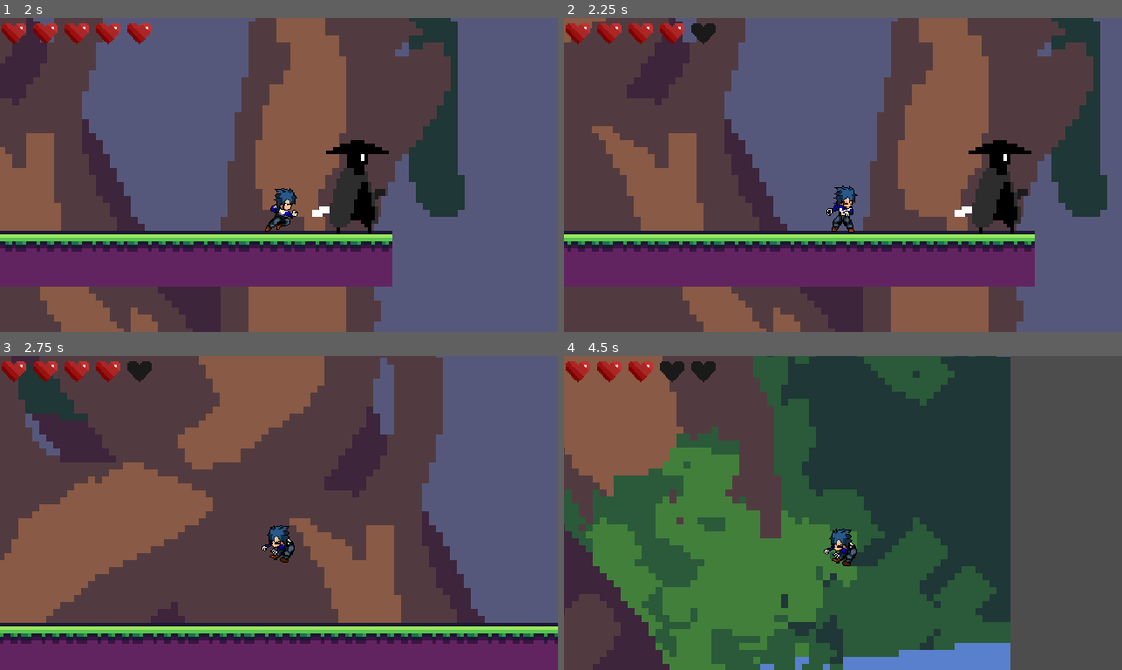
Above: before the commit, frames 1-4 (two rows, left to right).
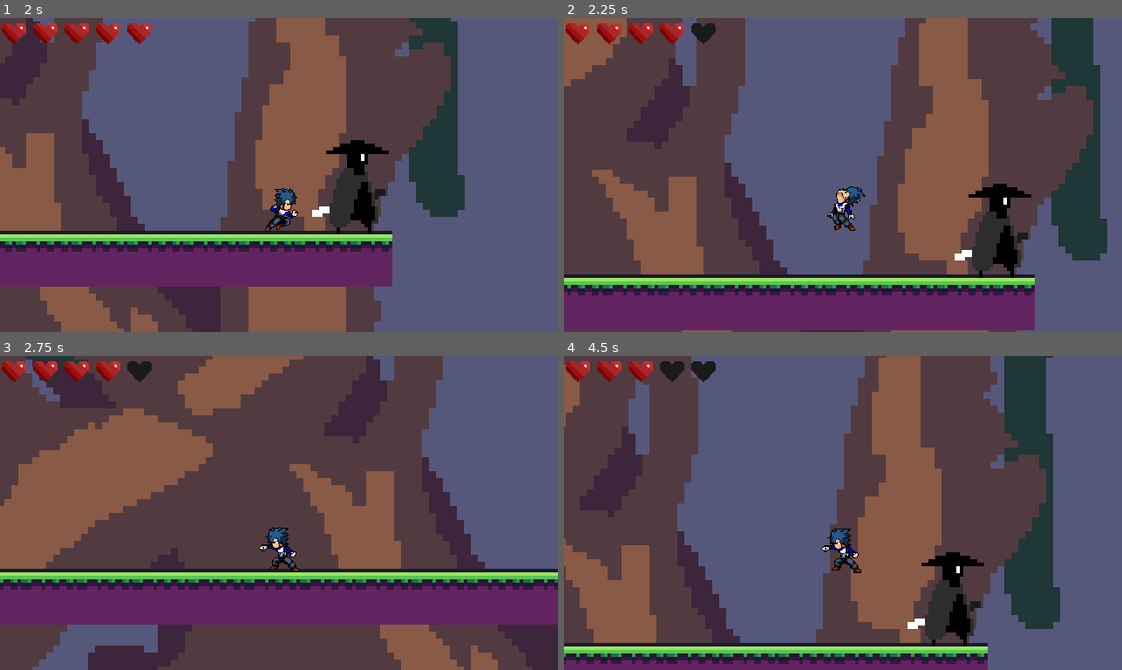
Above: after the commit, the same moments.

Repository: maxy31/platformer-game-development
Game: Godot game, scene res://Assets/Scenes/Areas/testing_Area_max.tscn
The game is run twice, just before and just after one commit, with the same random seed, the same clock (stepped at 60 frames per second) and the same inputs.
Inputs:
- Up to frame 1 (2 s): hold D (move_right) from 0.53 s (still down); tap E (attack) at 0.6, 1.55 s; tap Space (jump) at 0.77, 0.8, 1.07, 1.35, 1.52, 1.82 s
- Up to frame 2 (2.25 s): release D (move_right) at 2.03 s; hold A (move_left) from 2.03 s (still down); tap E (attack) at 2.1 s
- Up to frame 3 (2.75 s): keep holding A (move_left); tap Space (jump) at 2.3 s
- Up to frame 4 (4.5 s): release A (move_left) at 2.78 s; hold D (move_right) 2.78-4.28 s; tap E (attack) at 2.85, 4.35 s; tap Space (jump) at 3.02, 3.32, 3.6, 3.77, 4.07 s; hold A (move_left) from 4.28 s (still down)

Frame 1 is identical in both runs. In frame 2, 43% of the frame differs, in the area x 0-98%, y 0-100%; in frame 3, 54%; in frame 4, 94%, in the area x 0-100%, y 0-100%.
Error before the commit: Invalid call. Nonexistent function 'on_hurt_animation_finished' in base 'CharacterBody2D (FlymanController)'. (res://Assets/Script/flyman_animator.gd:70)

Commit message:
flyman受击优化
cheese和enemy的take damage有问题

Diff:
--- a/Assets/Scenes/Areas/level1.tscn
+++ b/Assets/Scenes/Areas/level1.tscn
@@ -144,6 +144,21 @@
 physics_layer_0/collision_mask = 7
 sources/0 = SubResource("TileSetAtlasSource_r7im2")
 
+[sub_resource type="Animation" id="Animation_o3j8m"]
+length = 0.001
+tracks/0/type = "value"
+tracks/0/imported = false
+tracks/0/enabled = true
+tracks/0/path = NodePath(".:position")
+tracks/0/interp = 1
+tracks/0/loop_wrap = true
+tracks/0/keys = {
+"times": PackedFloat32Array(0),
+"transitions": PackedFloat32Array(1),
+"update": 0,
+"values": [Vector2(516, 288)]
+}
+
 [sub_resource type="Animation" id="Animation_mex2m"]
 resource_name = "move"
 loop_mode = 2
@@ -158,21 +173,6 @@
 "transitions": PackedFloat32Array(1, 1),
 "update": 0,
 "values": [Vector2(516, 288), Vector2(463, 289)]
-}
-
-[sub_resource type="Animation" id="Animation_o3j8m"]
-length = 0.001
-tracks/0/type = "value"
-tracks/0/imported = false
-tracks/0/enabled = true
-tracks/0/path = NodePath(".:position")
-tracks/0/interp = 1
-tracks/0/loop_wrap = true
-tracks/0/keys = {
-"times": PackedFloat32Array(0),
-"transitions": PackedFloat32Array(1),
-"update": 0,
-"values": [Vector2(516, 288)]
 }
 
 [sub_resource type="AnimationLibrary" id="AnimationLibrary_r5d1o"]
@@ -181,6 +181,21 @@
 &"move": SubResource("Animation_mex2m")
 }
 
+[sub_resource type="Animation" id="Animation_8fqg5"]
+length = 0.001
+tracks/0/type = "value"
+tracks/0/imported = false
+tracks/0/enabled = true
+tracks/0/path = NodePath(".:position")
+tracks/0/interp = 1
+tracks/0/loop_wrap = true
+tracks/0/keys = {
+"times": PackedFloat32Array(0),
+"transitions": PackedFloat32Array(1),
+"update": 0,
+"values": [Vector2(113, 289)]
+}
+
 [sub_resource type="Animation" id="Animation_r5d1o"]
 resource_name = "up"
 length = 1.5
@@ -198,27 +213,27 @@
 "values": [Vector2(113, 289), Vector2(113, 193)]
 }
 
-[sub_resource type="Animation" id="Animation_8fqg5"]
-length = 0.001
-tracks/0/type = "value"
-tracks/0/imported = false
-tracks/0/enabled = true
-tracks/0/path = NodePath(".:position")
-tracks/0/interp = 1
-tracks/0/loop_wrap = true
-tracks/0/keys = {
-"times": PackedFloat32Array(0),
-"transitions": PackedFloat32Array(1),
-"update": 0,
-"values": [Vector2(113, 289)]
-}
-
 [sub_resource type="AnimationLibrary" id="AnimationLibrary_j254v"]
 _data = {
 &"RESET": SubResource("Animation_8fqg5"),
 &"up": SubResource("Animation_r5d1o")
 }
 
+[sub_resource type="Animation" id="Animation_3v8ev"]
+length = 0.001
+tracks/0/type = "value"
+tracks/0/imported = false
+tracks/0/enabled = true
+tracks/0/path = NodePath(".:position")
+tracks/0/interp = 1
+tracks/0/loop_wrap = true
+tracks/0/keys = {
+"times": PackedFloat32Array(0),
+"transitions": PackedFloat32Array(1),
+"update": 0,
+"values": [Vector2(240, 192)]
+}
+
 [sub_resource type="Animation" id="Animation_j254v"]
 resource_name = "down"
 length = 1.5
@@ -234,21 +249,6 @@
 "transitions": PackedFloat32Array(1, 1),
 "update": 0,
 "values": [Vector2(240, 192), Vector2(240, 287)]
-}
-
-[sub_resource type="Animation" id="Animation_3v8ev"]
-length = 0.001
-tracks/0/type = "value"
-tracks/0/imported = false
-tracks/0/enabled = true
-tracks/0/path = NodePath(".:position")
-tracks/0/interp = 1
-tracks/0/loop_wrap = true
-tracks/0/keys = {
-"times": PackedFloat32Array(0),
-"transitions": PackedFloat32Array(1),
-"update": 0,
-"values": [Vector2(240, 192)]
 }
 
 [sub_resource type="AnimationLibrary" id="AnimationLibrary_3rbst"]
@@ -343,6 +343,12 @@
 [node name="RacerController" parent="." instance=ExtResource("6_8fqg5")]
 position = Vector2(18, 273)
 collision_mask = 814
+speed = null
+jump_power = null
+max_health = null
+attack_damage = null
+charge_attack_time = null
+charge_attack_damage = null
 
 [node name="Destroyer" parent="." groups=["Enemy"] instance=ExtResource("7_8fqg5")]
 position = Vector2(588, 62)
--- a/Assets/Scenes/Enemy/Destroyer_Enemy(test).tscn
+++ b/Assets/Scenes/Enemy/Destroyer_Enemy(test).tscn
@@ -4,7 +4,7 @@
 [ext_resource type="Script" uid="uid://52ye45ph8nlu" path="res://Assets/Script/enemy.gd" id="1_mir1v"]
 
 [sub_resource type="RectangleShape2D" id="RectangleShape2D_qafb8"]
-size = Vector2(19, 26)
+size = Vector2(19, 29)
 
 [sub_resource type="CapsuleShape2D" id="CapsuleShape2D_mir1v"]
 radius = 6.0
@@ -26,7 +26,7 @@
 collision_layer = 128
 
 [node name="HitBoxArea" type="CollisionShape2D" parent="HitBox"]
-position = Vector2(-0.5, -9)
+position = Vector2(-0.5, -10.5)
 shape = SubResource("RectangleShape2D_qafb8")
 
 [node name="CollisionShape2D" type="CollisionShape2D" parent="."]
--- a/Assets/Scenes/PlayerController/FlymanPlayer.tscn
+++ b/Assets/Scenes/PlayerController/FlymanPlayer.tscn
@@ -288,6 +288,7 @@
 &"": SubResource("AnimationLibrary_enrtd")
 }
 speed_scale = 0.8
+movie_quit_on_finish = true
 
 [node name="Sprite2D" type="Sprite2D" parent="FlymanAnimator"]
 position = Vector2(0, -5)
--- a/Assets/Scenes/PlayerController/RacerPlayer.tscn
+++ b/Assets/Scenes/PlayerController/RacerPlayer.tscn
@@ -229,6 +229,12 @@
 [node name="RacerController" type="CharacterBody2D" node_paths=PackedStringArray("body_attack_area", "animator", "combat_handler") groups=["Player"]]
 collision_mask = 46
 script = ExtResource("1_eau03")
+speed = null
+jump_power = null
+max_health = null
+attack_damage = null
+charge_attack_time = null
+charge_attack_damage = null
 body_attack_area = NodePath("RacerAnimator/BodyAttackArea")
 animator = NodePath("RacerAnimator")
 combat_handler = NodePath("RacerAnimator/AttackArea/AttackAreaMap")
--- a/Assets/Script/enemy.gd
+++ b/Assets/Script/enemy.gd
@@ -2,13 +2,39 @@
 class_name Enemy
 
 @export var max_health := 3
-@export var contact_damage := 1   # 碰到玩家时造成的伤害
+@export var contact_damage := 1       # 碰到玩家时造成的伤害
+@export var attack_interval := 1.0    # 每隔多少秒造成一次伤害
+
 var current_health := max_health
 
+# 玩家接触列表
+var players_in_contact: Array = []
+# 给每个玩家单独存冷却
+var attack_timers := {}
+
 func _ready():
-	# 确保有 HitBox（Area2D）并监听
 	if has_node("HitBox"):
 		$HitBox.body_entered.connect(_on_hitbox_body_entered)
+		$HitBox.body_exited.connect(_on_hitbox_body_exited)
+
+func _physics_process(delta: float) -> void:
+	# 遍历所有接触到的玩家
+	for player in players_in_contact:
+		if not is_instance_valid(player):
+			continue
+
+		# 更新该玩家的攻击计时器
+		if not attack_timers.has(player):
+			attack_timers[player] = 0.0
+
+		attack_timers[player] -= delta
+
+		# 可以造成伤害
+		if attack_timers[player] <= 0.0:
+			if player.has_method("take_damage"):
+				print("⚠ 持续伤害：对玩家造成 ", contact_damage, " 点伤害")
+				player.take_damage(contact_damage, global_position)
+				attack_timers[player] = attack_interval  # 重置计时
 
 # ==============
 # 敌人受伤
@@ -28,8 +54,12 @@
 # 玩家接触检测
 # ==============
 func _on_hitbox_body_entered(body):
-	# 判断是否是玩家
 	if body.is_in_group("Player"):
-		if body.has_method("take_damage"):
-			print("⚠ Player touched enemy! Player takes ", contact_damage, " damage.")
-			body.take_damage(contact_damage)
+		if not players_in_contact.has(body):
+			players_in_contact.append(body)
+			attack_timers[body] = 0.0   # 进入时立即可造成一次伤害
+
+func _on_hitbox_body_exited(body):
+	if players_in_contact.has(body):
+		players_in_contact.erase(body)
+		attack_timers.erase(body)
--- a/Assets/Script/flyman_animator.gd
+++ b/Assets/Script/flyman_animator.gd
@@ -19,14 +19,14 @@
 	# ===========================
 	#   优先播放受击动画
 	# ===========================
-	if player_controller.invincible_timer > (player_controller.invincible_time - 0.2):
+	if player_controller.is_hurt:
 		if animation_player and animation_player.has_animation("hurt"):
 			if not animation_player.is_playing() or animation_player.current_animation != "hurt":
-				print("🤕 播放受击动画（覆盖检测）")
+				print("🤕 播放受击动画（只触发一次）")
 				animation_player.play("hurt")
-		return
+		return  # 正在受击 → 不切换其他动画
 
-	# 如果正在攻击，就不要随便覆盖动画
+	# 如果正在攻击，就不要覆盖动画
 	if player_controller.is_attacking:
 		return
 
@@ -50,6 +50,9 @@
 	else:
 		animation_player.play("idle")
 
+# ===========================
+#   战斗 & 动画事件
+# ===========================
 func play_attack_animation(index: int):
 	var anim_name = "attack%d" % index
 	if animation_player and animation_player.has_animation(anim_name):
@@ -60,7 +63,7 @@
 
 func play_hurt_animation():
 	if animation_player and animation_player.has_animation("hurt"):
-		print("🤕 播放受击动画")
+		print("🤕 播放受击动画（由 Player 调用）")
 		animation_player.play("hurt")
 
 func _on_animation_finished(anim_name: String):
@@ -72,7 +75,7 @@
 		if player_controller:
 			player_controller.on_attack_animation_finished()
 
-# 这个方法会在动画事件中调用
+# 这个方法会在动画事件中调用（cancel point）
 func animation_cancel_point():
 	if player_controller:
 		player_controller.on_attack_cancel_point()
--- a/Assets/Script/flyman_controller.gd
+++ b/Assets/Script/flyman_controller.gd
@@ -5,66 +5,106 @@
 @export var jump_power := 8.0
 @export var max_health := 5
 @export var attack_damage := 1
+
 @export var heart_bar: HeartBar
-@export var animator: Node
+@export var animator: Node          # hurt 动画结束请从 Animator 调用 on_hurt_animation_finished()
 @export var combat_handler: Node
+
+# —— 接触持续伤害相关 ——
+@export var contact_area: Area2D
+@export var contact_damage: int = 1
+@export var contact_damage_interval: float = 0.4
+
+# —— 闪烁无敌 ——
+@export var flicker_target: CanvasItem
+@export var invincible_time: float = 0.5
+@export var flicker_interval: float = 0.1
+
+# —— 击退 ——
+@export var knockback_force: float = 250.0
+@export var knockback_up: float = -150.0
+
+# —— 攻击缓冲模式 ——
+@export var attack_buffer_on_hurt: bool = true
 
 var current_health : int
 var speed_multiplier := 30.0
 var jump_multiplier := -30.0
 var direction := 0.0
 
+# 攻击
 var is_attacking := false
 var current_attack_index := 1
 var queued_attack := false
-var can_queue_attack := false   # cancel point 是否开启
-
-# 自动回血相关
-var regen_interval: float = 10.0   # 每10秒回血
+var can_queue_attack := false
+
+# 受击/无敌/闪烁
+var is_hurt: bool = false
+var invincible_timer: float = 0.0
+var _flicker_time_left: float = 0.0
+var _flicker_accum: float = 0.0
+var _flicker_state: bool = false
+
+# “地面受击可立刻跳 / 空中受击锁跳”
+var _allow_jump_while_hurt_this_time: bool = false
+
+# 自动回血
+var regen_interval: float = 10.0
 var regen_timer: float = 0.0
 
-# 受击无敌相关
-@export var invincible_time: float = 0.5   # 受伤后 0.5 秒无敌
-var invincible_timer: float = 0.0
+# 接触持续伤害
+var _contact_list: Array[Node] = []
+var _contact_cd: float = 0.0
 
 signal health_changed(current: int, max: int)
 
 func _ready():
 	current_health = max_health
-	# 同步“最大血量”和“当前血量”到 HeartBar
 	if heart_bar:
 		heart_bar.set_max_hearts(max_health)
 		heart_bar.set_value(current_health)
 
+	if contact_area:
+		if contact_area.has_signal("body_entered"):
+			contact_area.body_entered.connect(_on_contact_area_body_entered)
+		if contact_area.has_signal("body_exited"):
+			contact_area.body_exited.connect(_on_contact_area_body_exited)
+
 func _physics_process(delta: float) -> void:
-	# ======================
-	#   无敌时间倒计时
-	# ======================
+	# 无敌计时 + 闪烁
 	if invincible_timer > 0.0:
 		invincible_timer -= delta
-
-	# ======================
-	#   自动回血逻辑
-	# ======================
+		_handle_invincible_flicker(delta)
+	else:
+		_stop_invincible_flicker()
+
+	# 自动回血
 	if current_health < max_health:
 		regen_timer += delta
 		if regen_timer >= regen_interval:
 			regen_timer = 0.0
 			heal(1)
 
+	# 接触持续伤害
+	_process_contact_damage(delta)
+
 	# 重力
 	if not is_on_floor():
 		velocity += get_gravity() * delta
 
-	# 跳跃
+	# 跳跃：地面受击可立刻跳；空中受击要等动画结束
 	if Input.is_action_just_pressed("jump") and is_on_floor():
-		velocity.y = jump_power * jump_multiplier
+		if (not is_hurt) or _allow_jump_while_hurt_this_time:
+			velocity.y = jump_power * jump_multiplier
 
 	# 攻击输入
 	if Input.is_action_just_pressed("attack"):
-		if not is_attacking:
+		if not is_attacking and not is_hurt:
 			start_attack()
-		else:
+		elif is_hurt and attack_buffer_on_hurt:
+			queued_attack = true
+			print("⚡ 攻击输入在受击中被缓冲")
+		elif is_attacking:
 			queued_attack = true
 			print("⏩ 攻击缓冲记录")
 
@@ -77,6 +117,9 @@
 
 	move_and_slide()
 
+# =========================
+#       战斗逻辑
+# =========================
 func start_attack():
 	is_attacking = true
 	can_queue_attack = false
@@ -90,7 +133,6 @@
 
 func on_attack_cancel_point():
 	can_queue_attack = true
-	print("🎯 Cancel Point 触发，可以提前输入下一击")
 
 func on_attack_animation_finished():
 	if queued_attack:
@@ -103,6 +145,55 @@
 		is_attacking = false
 		current_attack_index = 1
 
+# =========================
+#       受击与恢复
+# =========================
+func take_damage(amount: int = 1, from_pos: Vector2 = Vector2.ZERO):
+	if invincible_timer > 0.0:
+		return
+
+	current_health = max(0, current_health - amount)
+	if heart_bar:
+		heart_bar.set_value(current_health)
+	emit_signal("health_changed", current_health, max_health)
+	print("💔 Player took damage. Current HP:", current_health)
+
+	if current_health <= 0:
+		die()
+		return
+
+	# 地面受击可立刻跳；空中受击锁跳直到动画结束
+	_allow_jump_while_hurt_this_time = is_on_floor()
+
+	# 打断攻击
+	is_attacking = false
+	current_attack_index = 1
+	can_queue_attack = false
+
+	# 进入受击 & 无敌
+	is_hurt = true
+	_start_invincibility_fx()
+
+	# 击退
+	if from_pos != Vector2.ZERO:
+		var dir = sign(global_position.x - from_pos.x)
+		velocity.x = dir * knockback_force
+		velocity.y = knockback_up
+
+	# 播放受击动画
+	if animator and animator.has_method("play_hurt_animation"):
+		animator.play_hurt_animation()
+
+func on_hurt_animation_finished():
+	is_hurt = false
+	_allow_jump_while_hurt_this_time = false
+	print("✅ 受击动画结束，解锁操作")
+
+	# 如果受击中有攻击输入，播完立即触发
+	if queued_attack:
+		queued_attack = false
+		start_attack()
+
 func heal(amount: int = 1):
 	current_health = clamp(current_health + amount, 0, max_health)
 	if heart_bar:
@@ -110,32 +201,71 @@
 	emit_signal("health_changed", current_health, max_health)
 	print("💖 Player healed. Current HP:", current_health)
 
-func take_damage(amount: int = 1):
-	# 如果在无敌时间内，直接返回
-	if invincible_timer > 0.0:
-		return
-
-	current_health = max(0, current_health - amount)
-
-	if heart_bar:
-		heart_bar.set_value(current_health)
-	emit_signal("health_changed", current_health, max_health)
-	print("💔 Player took damage. Current HP:", current_health)
-
-	if current_health <= 0:
-		die()
-		return
-
-	# 设置无敌时间
-	invincible_timer = invincible_time
-
-	# 播放受击动画
-	if animator and animator.has_method("play_hurt_animation"):
-		animator.play_hurt_animation()
-
 func die():
 	print("☠ Player Died")
 	if animator and animator.has_method("play_die_animation"):
 		animator.play_die_animation()
 	else:
 		queue_free()
+
+# =========================
+#   接触持续伤害
+# =========================
+func _on_contact_area_body_entered(body: Node) -> void:
+	if body and body.is_in_group("Enemy"):
+		if not _contact_list.has(body):
+			_contact_list.append(body)
+
+func _on_contact_area_body_exited(body: Node) -> void:
+	_contact_list.erase(body)
+
+func _process_contact_damage(delta: float) -> void:
+	if _contact_list.is_empty():
+		_contact_cd = 0.0
+		return
+	if invincible_timer > 0.0:
+		return
+	if _contact_cd > 0.0:
+		_contact_cd -= delta
+		return
+
+	var src: Node = _contact_list[0]
+	var src_pos: Vector2 = global_position
+	if src is Node2D:
+		src_pos = (src as Node2D).global_position
+
+	take_damage(contact_damage, src_pos)
+	_contact_cd = contact_damage_interval
+
+# =========================
+#     无敌闪烁
+# =========================
+func _start_invincibility_fx():
+	invincible_timer = invincible_time
+	_flicker_time_left = invincible_time
+	_flicker_accum = 0.0
+	_flicker_state = false
+	_apply_flicker_state(true)
+
+func _handle_invincible_flicker(delta: float) -> void:
+	if not flicker_target:
+		return
+	_flicker_time_left = max(0.0, _flicker_time_left - delta)
+	_flicker_accum += delta
+	if _flicker_accum >= flicker_interval:
+		_flicker_accum = 0.0
+		_flicker_state = not _flicker_state
+		_apply_flicker_state(_flicker_state)
+	if _flicker_time_left <= 0.0:
+		_stop_invincible_flicker()
+
+func _apply_flicker_state(dim: bool) -> void:
+	if flicker_target:
+		flicker_target.visible = not dim
+
+func _stop_invincible_flicker() -> void:
+	if flicker_target:
+		flicker_target.visible = true
+	_flicker_time_left = 0.0
+	_flicker_accum = 0.0
+	_flicker_state = false
--- a/Assets/Script/racer_controller.gd
+++ b/Assets/Script/racer_controller.gd
@@ -190,7 +190,7 @@
 
 		# 攻击触发后重置（防止无限撞）
 		move_timer = 0.0
-		charge_attack_ready = false
+		charge_attack_ready = falsed
 
 #Boost Jump Cheese
 func eat_food():
Not shown: 1 places in Assets/Scenes/Areas/level1.tscn that only renumber resources
